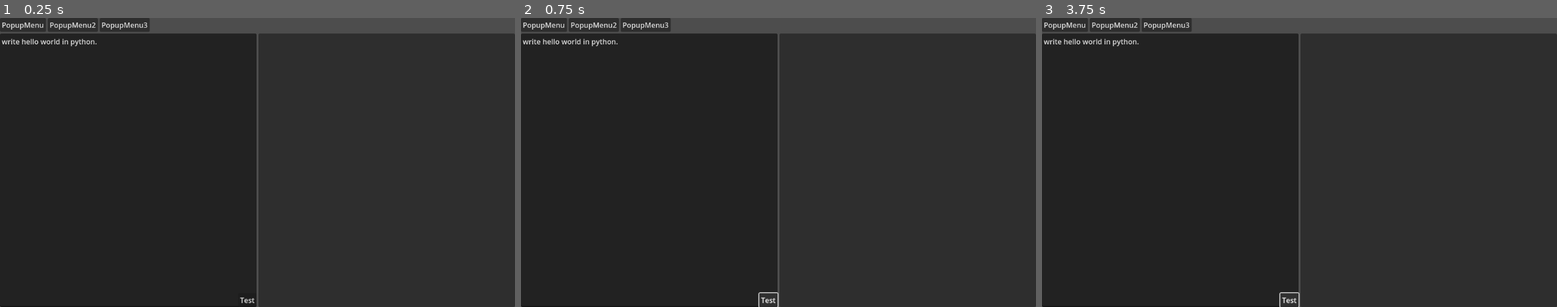
Above: before the commit, frames 1-3 (left to right).
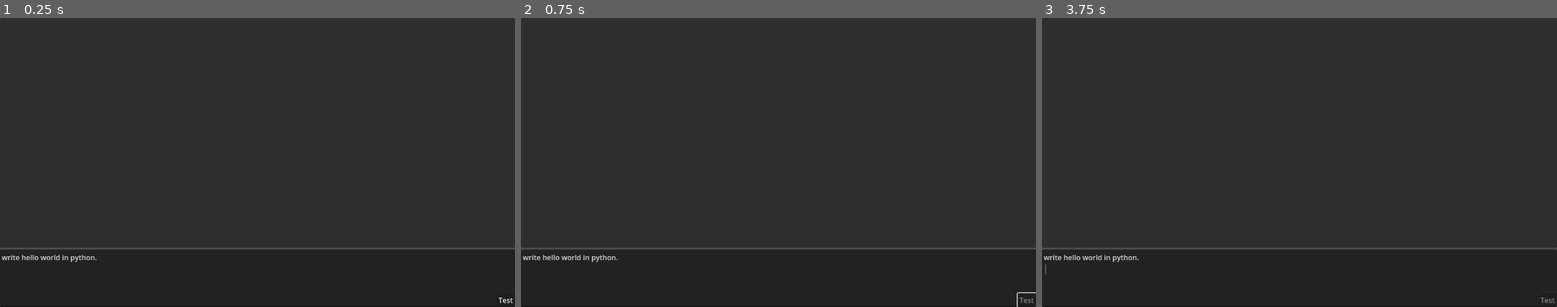
Above: after the commit, the same moments.

Repository: Day-Go/banshee
Game: Godot game, scene res://main.tscn
Two runs of this game, one before a commit and one after it. Both use one fixed random seed, a clock stepped at 60 frames per second and the inputs below.
Inputs (mouse positions are in pixels of both pictures, inside the frame that each line leads up to):
- Up to frame 1 (0.25 s): no input
- Up to frame 2 (0.75 s): click "Test" at 0.5 s
- Up to frame 3 (3.75 s): click (1289, 301) at 1.25 s, where only the run before the commit has a clickable "Test"; click (1289, 301) at 2 s, where only the run before the commit has a clickable "Test"; tap Enter at 2.75 s; tap Space at 3.5 s

The runs differ from the first frame. In frame 1, 5.6% of the frame differs, in the area x 0-100%, y 0-100%; in frame 2, 5.7%; in frame 3, 5.7%.
Error before the commit: Assertion failed. (res://llm_backend.gd:23)
Error after the commit: Assertion failed. (res://llm_backend.gd:25)

Commit message:
disable send prompt button while generating

Diff:
--- a/llm_backend.gd
+++ b/llm_backend.gd
@@ -1,6 +1,8 @@
 extends Node
 
+signal generation_started
 signal chunk_processed(chunk: String)
+signal generation_finished
 
 var http := HTTPClient.new()
 var headers := ["User-Agent: Pirulo/1.0 (Godot)", "Accept: */*"]
@@ -22,15 +24,12 @@
 
 	assert(http.get_status() == HTTPClient.STATUS_CONNECTED)
 
-	clear_buffer()
-
-
-func clear_buffer() -> void:
 	buffer = ""
 
 
 func generate(prompt: String) -> void:
-	clear_buffer()
+	generation_started.emit()
+	buffer = ""
 
 	var json_data = {"model": "qwen2.5-coder:32b", "prompt": prompt, "stream": true}
 
@@ -63,3 +62,5 @@
 			else:
 				var parsed_chunk = JSON.parse_string(chunk.get_string_from_ascii())["response"]
 				chunk_processed.emit(parsed_chunk)
+
+	generation_finished.emit()
--- a/main.gd
+++ b/main.gd
@@ -19,9 +19,21 @@
 
 func _ready() -> void:
 	button.pressed.connect(_on_button_pressed)
+
+	LlmBackend.generation_started.connect(_on_generation_started)
 	LlmBackend.chunk_processed.connect(_on_chunk_processed)
+	LlmBackend.generation_finished.connect(_on_generation_finished)
+
 	create_rich_text_label()
 	input.text = "write hello world in python."
+
+
+func _on_generation_started() -> void:
+	button.disabled = true
+
+
+func _on_generation_finished() -> void:
+	button.disabled = false
 
 
 func _on_button_pressed() -> void:
--- a/main.tscn
+++ b/main.tscn
@@ -20,6 +20,7 @@
 grow_vertical = 2
 
 [node name="MenuBar" type="MenuBar" parent="VBoxContainer"]
+visible = false
 layout_mode = 2
 
 [node name="PopupMenu" type="PopupMenu" parent="VBoxContainer/MenuBar"]
@@ -34,31 +35,39 @@
 layout_mode = 2
 size_flags_vertical = 3
 
-[node name="PanelContainer2" type="PanelContainer" parent="VBoxContainer/HBoxContainer"]
+[node name="VBoxContainer" type="VBoxContainer" parent="VBoxContainer/HBoxContainer"]
 layout_mode = 2
 size_flags_horizontal = 3
 
-[node name="Input" type="TextEdit" parent="VBoxContainer/HBoxContainer/PanelContainer2"]
+[node name="PanelContainer" type="PanelContainer" parent="VBoxContainer/HBoxContainer/VBoxContainer"]
+layout_mode = 2
+size_flags_horizontal = 3
+size_flags_vertical = 3
+
+[node name="ScrollContainer" type="ScrollContainer" parent="VBoxContainer/HBoxContainer/VBoxContainer/PanelContainer"]
+layout_mode = 2
+follow_focus = true
+
+[node name="OutputContainer" type="VBoxContainer" parent="VBoxContainer/HBoxContainer/VBoxContainer/PanelContainer/ScrollContainer"]
 unique_name_in_owner = true
 layout_mode = 2
+size_flags_horizontal = 3
+size_flags_vertical = 3
 
-[node name="Button" type="Button" parent="VBoxContainer/HBoxContainer/PanelContainer2"]
+[node name="PanelContainer2" type="PanelContainer" parent="VBoxContainer/HBoxContainer/VBoxContainer"]
+layout_mode = 2
+size_flags_horizontal = 3
+size_flags_vertical = 3
+size_flags_stretch_ratio = 0.25
+
+[node name="Input" type="TextEdit" parent="VBoxContainer/HBoxContainer/VBoxContainer/PanelContainer2"]
+unique_name_in_owner = true
+layout_mode = 2
+wrap_mode = 1
+
+[node name="Button" type="Button" parent="VBoxContainer/HBoxContainer/VBoxContainer/PanelContainer2"]
 unique_name_in_owner = true
 layout_mode = 2
 size_flags_horizontal = 8
 size_flags_vertical = 8
 text = "Test"
-
-[node name="PanelContainer" type="PanelContainer" parent="VBoxContainer/HBoxContainer"]
-layout_mode = 2
-size_flags_horizontal = 3
-
-[node name="ScrollContainer" type="ScrollContainer" parent="VBoxContainer/HBoxContainer/PanelContainer"]
-layout_mode = 2
-follow_focus = true
-
-[node name="OutputContainer" type="VBoxContainer" parent="VBoxContainer/HBoxContainer/PanelContainer/ScrollContainer"]
-unique_name_in_owner = true
-layout_mode = 2
-size_flags_horizontal = 3
-size_flags_vertical = 3
